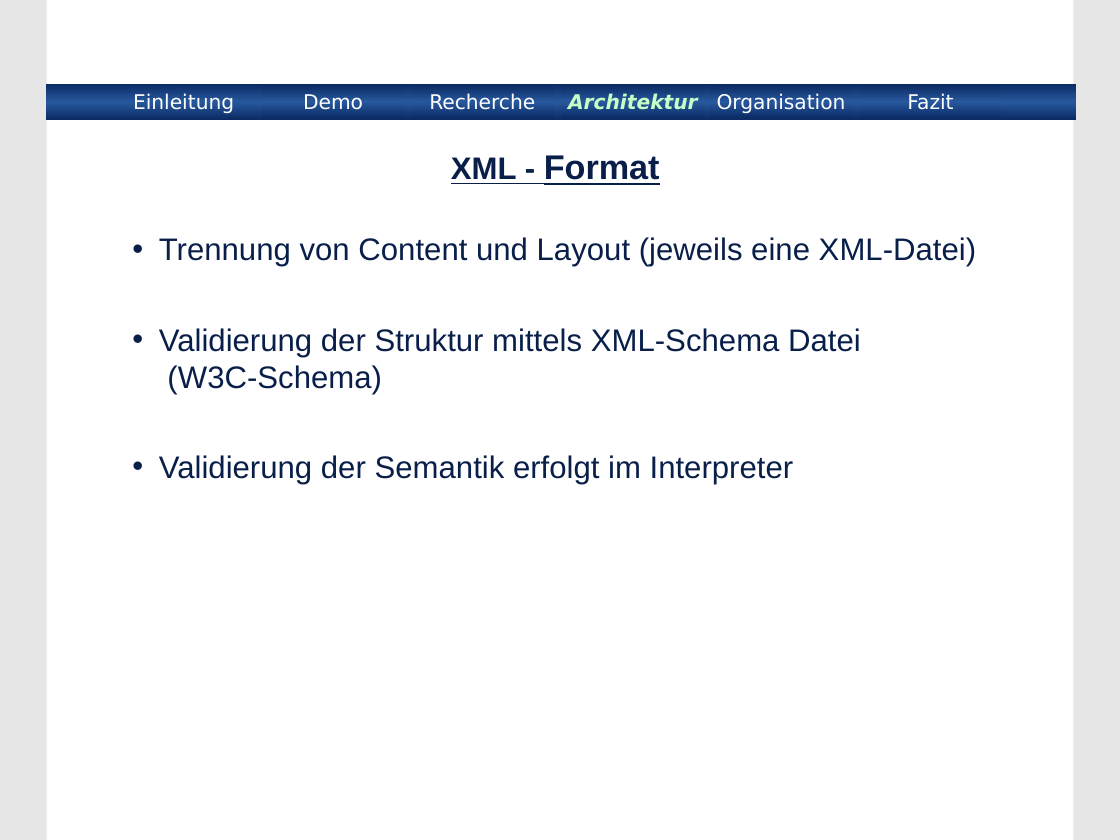
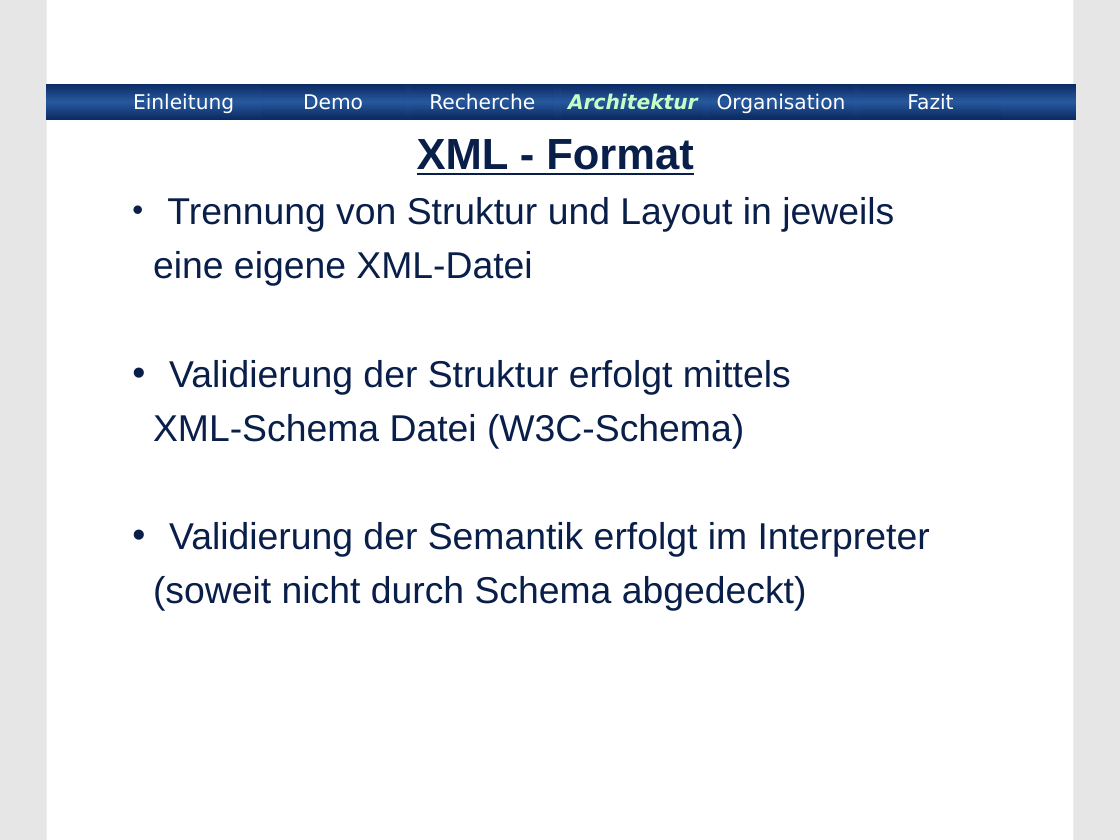
Before and after one commit to BackupTheBerlios/xmlinterface, a slide deck: slide 12 of xmlinterface/project/Praesentation/xmlinterface.ppt (slide 11 before the commit). Drawn at 1120x840 pixels with LibreOffice and Linux fonts; fonts in the diff are those of the drawing; background and template pictures are left out. Boxes give left, top, right and bottom in pixels: in the first picture for what was removed or moved away, otherwise in the second. Text is boxed around its words. In the diff, an @@ line names an element or a change of style, - is before the commit and + after.

```diff
--- a/xmlinterface/project/Praesentation/xmlinterface.ppt
+++ b/xmlinterface/project/Praesentation/xmlinterface.ppt
@@ title "XML - Format": place and size @@
-title "XML - Format" at (451, 155, 660, 185)
+title "XML - Format" at (417, 139, 693, 175)
@@ title "XML - Format" at (417, 139, 693, 175): size 20 to 28 pt in "XML -"; size 22 to 28 pt in "Format" @@
@@ subtitle "Trennung von Struktur und Layout ...": place and size @@
-subtitle "Trennung von Struktur und Layout ..." at (159, 237, 976, 484)
+subtitle "Trennung von Struktur und Layout ..." at (153, 197, 930, 611)
@@ subtitle at (153, 197, 894, 449): text changed; size 20 to 24 pt @@
-• Trennung von Content und Layout (jeweils eine XML-Datei)
-• Validierung der Struktur mittels XML-Schema Datei
-  (W3C-Schema)
+• Trennung von Struktur und Layout in jeweils
+eine eigene XML-Datei
+• Validierung der Struktur erfolgt mittels
+XML-Schema Datei (W3C-Schema)
@@ subtitle at (169, 522, 930, 557): size 20 to 24 pt in "Validierung der Semantik erfolgt im Interpreter"; more space between paragraphs @@
@@ subtitle at (153, 576, 807, 611): paragraph added @@
+(soweit nicht durch Schema abgedeckt)
```
Also in this commit, not shown: 15 other slides changed, 1 slide added.
